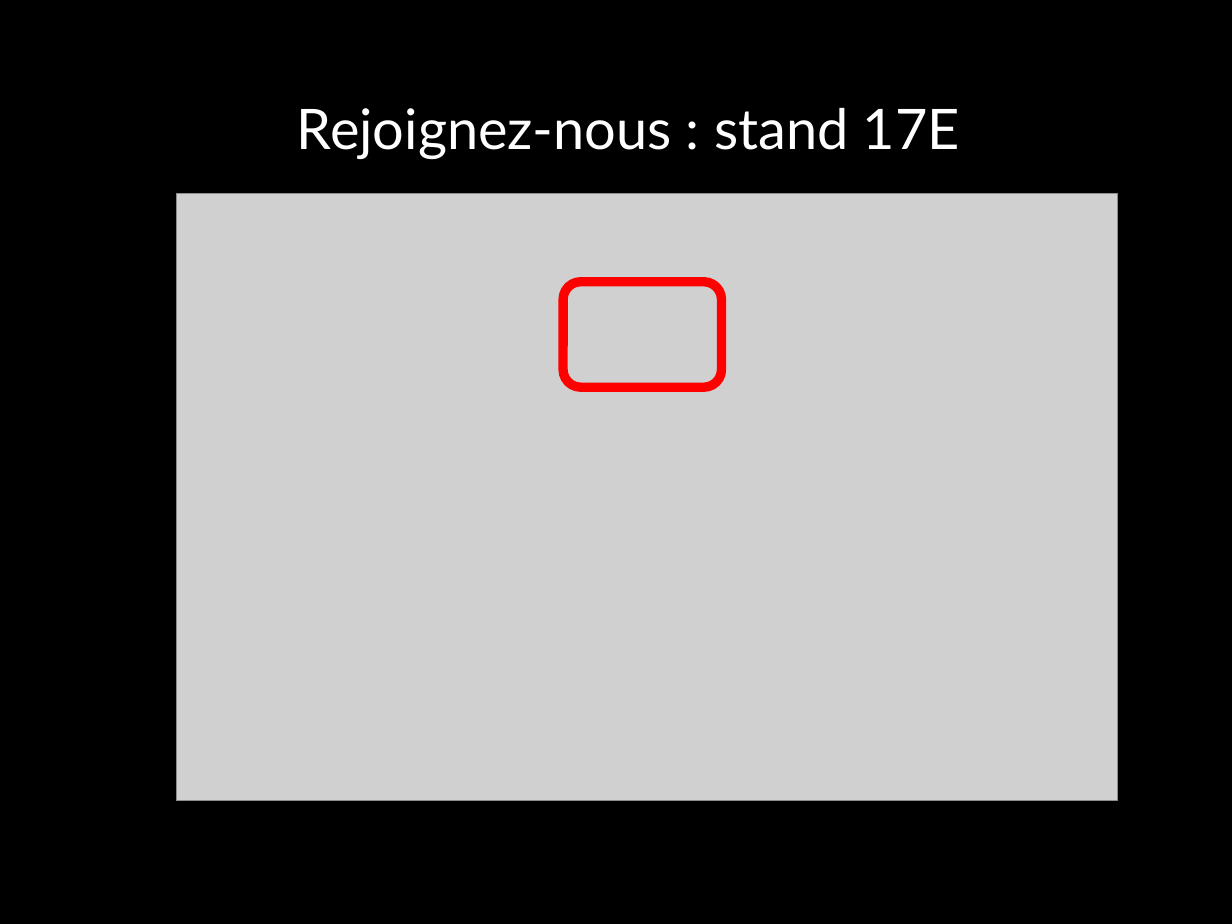
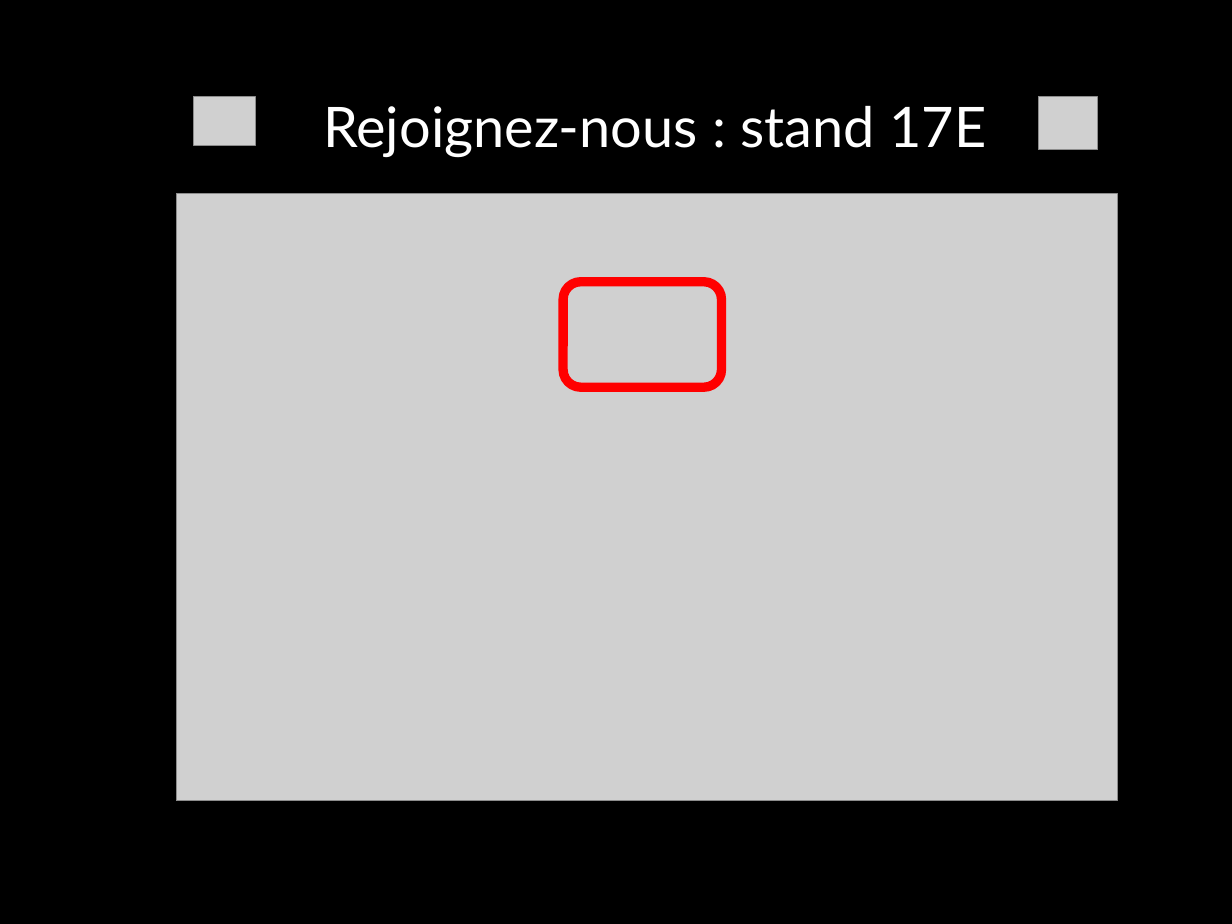
Before and after one commit to cultibox/cultibox, a slide deck: slide 17 of 02_documentation/08_comm/VideoCultibox.odp. Drawn at 1232x924 pixels with LibreOffice and Linux fonts; fonts in the diff are those of the drawing; grey boxes stand for pictures. Boxes give left, top, right and bottom in pixels: in the first picture for what was removed or moved away, otherwise in the second. Text is boxed around its words. In the diff, an @@ line names an element or a change of style, - is before the commit and + after.

```diff
--- a/02_documentation/08_comm/VideoCultibox.odp
+++ b/02_documentation/08_comm/VideoCultibox.odp
@@ text "Rejoignez-nous : stand 17E": place and size @@
-text "Rejoignez-nous : stand 17E" at [297, 108, 960, 159]
+text "Rejoignez-nous : stand 17E" at [323, 106, 986, 157]
@@ picture added at [193, 97, 255, 146] @@
@@ picture added at [1039, 97, 1098, 150] @@
```
Also in this commit, not shown: 11 other slides changed.
